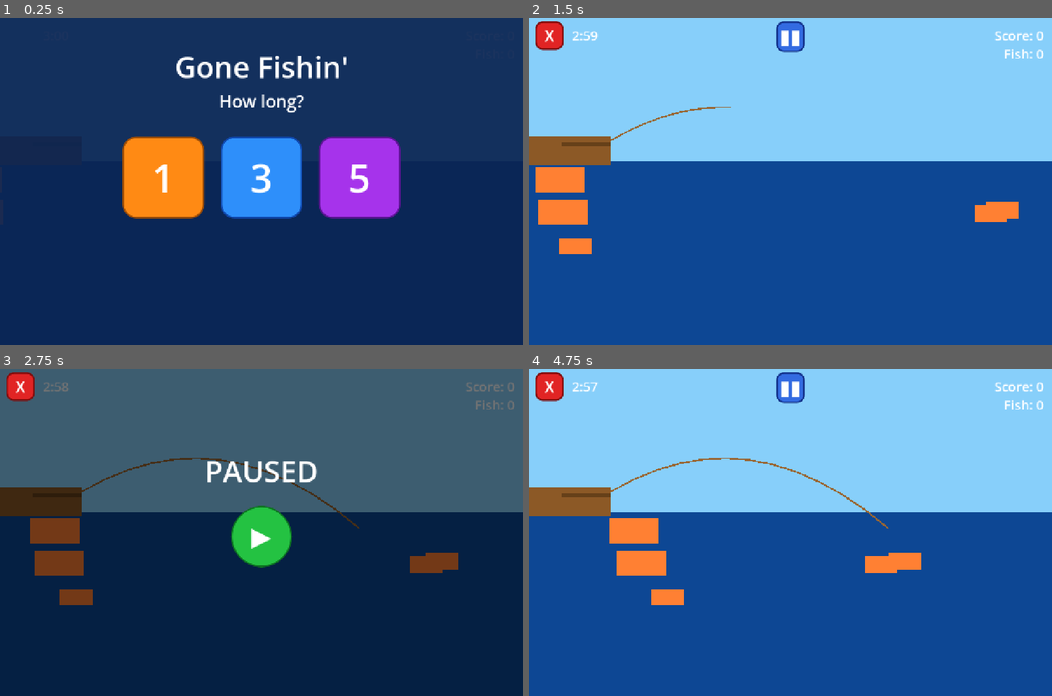
Above: before the commit, frames 1-4 (two rows, left to right).
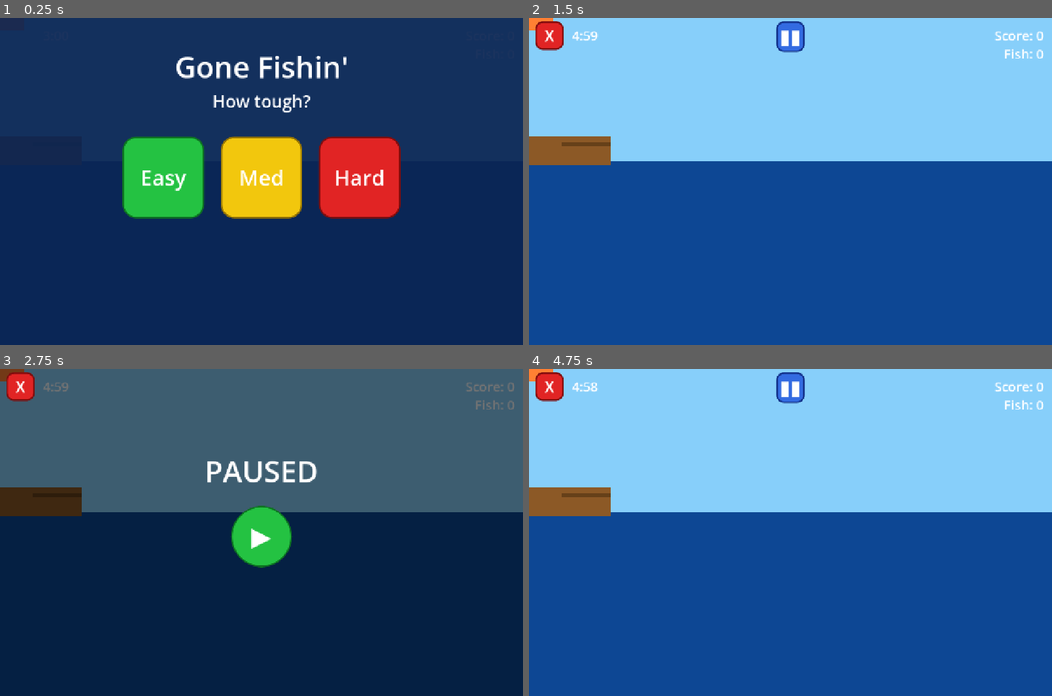
Above: after the commit, the same moments.

Repository: abroederdorf/Carters-Games
Game: Godot game, scene res://scenes/Game.tscn
Two runs of this game, one before a commit and one after it. Both use one fixed random seed, a clock stepped at 60 frames per second and the inputs below.
Inputs (mouse positions are in pixels of both pictures, inside the frame that each line leads up to):
- Up to frame 1 (0.25 s): no input
- Up to frame 2 (1.5 s): click (790, 178) at 0.5 s, where only the run before the commit has a clickable "3"; click (889, 178) at 1.25 s, where only the run after the commit has a clickable "5"
- Up to frame 3 (2.75 s): click "▮▮" at 2 s
- Up to frame 4 (4.75 s): click "▶" at 2.75 s; click "▮▮" at 3.5 s; click "▶" at 4.25 s

The runs differ from the first frame. In frame 1, 12% of the frame differs, in the area x 23-77%, y 23-62%; in frame 2, 2.5%; in frame 3, 2.7%; in frame 4, 2.8%.
Error after the commit: Invalid assignment of property or key 'texture' with value of type 'CompressedTexture2D' on a base object of type 'null instance'. (res://scripts/fish.gd:25)

Commit message:
Add difficulty selection screen and real fish sprites
Flow is now: Difficulty (Easy/Med/Hard) → Timer (1/3/5 min) → Game.
Easy spawns large fish only, Medium adds medium fish, Hard includes all
three classes. Fish sprites replaced with SVG placeholder art (purple
large, orange medium, neon-blue small) with a pop/fade catch animation.

Co-Authored-By: Claude Sonnet 4.6 <noreply@anthropic.com>

Diff:
--- /dev/null
+++ b/assets/sprites/fish_large.svg
@@ -0,0 +1,8 @@
+<svg width="150" height="100" viewBox="0 0 150 100" xmlns="http://www.w3.org/2000/svg">
+  <!-- Large fish: Deep Purple/Red, slow look -->
+  <path d="M20,50 Q50,15 100,40 T140,50 Q110,90 60,85 T20,50" fill="#7b2cbf" stroke="#3c096c" stroke-width="4" />
+  <path d="M115,50 Q130,30 145,50 Q130,70 115,50" fill="#9d4edd" />
+  <circle cx="50" cy="40" r="7" fill="white" />
+  <circle cx="50" cy="40" r="3.5" fill="black" />
+  <path d="M60,15 Q80,5 100,20" fill="#9d4edd" stroke="#3c096c" stroke-width="2" />
+</svg>
--- /dev/null
+++ b/assets/sprites/fish_medium.svg
@@ -0,0 +1,8 @@
+<svg width="120" height="80" viewBox="0 0 120 80" xmlns="http://www.w3.org/2000/svg">
+  <!-- Medium fish: Vibrant Orange/Green -->
+  <path d="M15,40 Q40,10 80,30 T110,40 Q90,65 50,70 T15,40" fill="#ff7b00" stroke="#944000" stroke-width="3" />
+  <path d="M90,40 Q105,25 115,40 Q105,55 90,40" fill="#ffb700" />
+  <circle cx="40" cy="35" r="5" fill="white" />
+  <circle cx="40" cy="35" r="2.5" fill="black" />
+  <path d="M50,20 Q60,10 70,25" fill="none" stroke="#ffb700" stroke-width="3" stroke-linecap="round" />
+</svg>
--- /dev/null
+++ b/assets/sprites/fish_small.svg
@@ -0,0 +1,7 @@
+<svg width="100" height="60" viewBox="0 0 100 60" xmlns="http://www.w3.org/2000/svg">
+  <!-- Small, fast fish: Neon Blue with yellow accents -->
+  <path d="M10,30 Q30,10 60,25 T90,30 Q70,45 40,50 T10,30" fill="#00d4ff" stroke="#005f73" stroke-width="2" />
+  <path d="M75,30 Q85,20 95,30 Q85,40 75,30" fill="#ffd100" />
+  <circle cx="30" cy="25" r="3" fill="white" />
+  <circle cx="30" cy="25" r="1.5" fill="black" />
+</svg>
--- a/scenes/UI.tscn
+++ b/scenes/UI.tscn
@@ -196,6 +196,90 @@
 border_width_right = 4
 border_width_bottom = 4
 border_color = Color(0.01, 0.28, 0.22, 1)
+anti_aliased = true
+
+[sub_resource type="StyleBoxFlat" id="SBF_de_n"]
+bg_color = Color(0.14, 0.76, 0.26, 1)
+corner_radius_top_left = 32
+corner_radius_top_right = 32
+corner_radius_bottom_right = 32
+corner_radius_bottom_left = 32
+corner_detail = 8
+border_width_left = 4
+border_width_top = 4
+border_width_right = 4
+border_width_bottom = 4
+border_color = Color(0.05, 0.45, 0.13, 1)
+anti_aliased = true
+
+[sub_resource type="StyleBoxFlat" id="SBF_de_p"]
+bg_color = Color(0.08, 0.52, 0.16, 1)
+corner_radius_top_left = 32
+corner_radius_top_right = 32
+corner_radius_bottom_right = 32
+corner_radius_bottom_left = 32
+corner_detail = 8
+border_width_left = 4
+border_width_top = 4
+border_width_right = 4
+border_width_bottom = 4
+border_color = Color(0.03, 0.30, 0.08, 1)
+anti_aliased = true
+
+[sub_resource type="StyleBoxFlat" id="SBF_dm_n"]
+bg_color = Color(0.95, 0.78, 0.05, 1)
+corner_radius_top_left = 32
+corner_radius_top_right = 32
+corner_radius_bottom_right = 32
+corner_radius_bottom_left = 32
+corner_detail = 8
+border_width_left = 4
+border_width_top = 4
+border_width_right = 4
+border_width_bottom = 4
+border_color = Color(0.58, 0.45, 0.01, 1)
+anti_aliased = true
+
+[sub_resource type="StyleBoxFlat" id="SBF_dm_p"]
+bg_color = Color(0.72, 0.58, 0.02, 1)
+corner_radius_top_left = 32
+corner_radius_top_right = 32
+corner_radius_bottom_right = 32
+corner_radius_bottom_left = 32
+corner_detail = 8
+border_width_left = 4
+border_width_top = 4
+border_width_right = 4
+border_width_bottom = 4
+border_color = Color(0.40, 0.30, 0.01, 1)
+anti_aliased = true
+
+[sub_resource type="StyleBoxFlat" id="SBF_dh_n"]
+bg_color = Color(0.88, 0.14, 0.14, 1)
+corner_radius_top_left = 32
+corner_radius_top_right = 32
+corner_radius_bottom_right = 32
+corner_radius_bottom_left = 32
+corner_detail = 8
+border_width_left = 4
+border_width_top = 4
+border_width_right = 4
+border_width_bottom = 4
+border_color = Color(0.50, 0.05, 0.05, 1)
+anti_aliased = true
+
+[sub_resource type="StyleBoxFlat" id="SBF_dh_p"]
+bg_color = Color(0.65, 0.08, 0.08, 1)
+corner_radius_top_left = 32
+corner_radius_top_right = 32
+corner_radius_bottom_right = 32
+corner_radius_bottom_left = 32
+corner_detail = 8
+border_width_left = 4
+border_width_top = 4
+border_width_right = 4
+border_width_bottom = 4
+border_color = Color(0.35, 0.02, 0.02, 1)
 anti_aliased = true
 
 [node name="UI" type="CanvasLayer"]
@@ -371,6 +455,7 @@
 theme_override_styles/pressed = SubResource("SBF_pa_p")
 
 [node name="TimerSelectScreen" type="Control" parent="."]
+visible = false
 layout_mode = 3
 anchors_preset = 15
 anchor_right = 1.0
@@ -460,3 +545,94 @@
 theme_override_styles/normal = SubResource("SBF_t5_n")
 theme_override_styles/hover = SubResource("SBF_t5_n")
 theme_override_styles/pressed = SubResource("SBF_t5_p")
+
+[node name="DifficultySelectScreen" type="Control" parent="."]
+layout_mode = 3
+anchors_preset = 15
+anchor_right = 1.0
+anchor_bottom = 1.0
+grow_horizontal = 2
+grow_vertical = 2
+
+[node name="Background" type="ColorRect" parent="DifficultySelectScreen"]
+layout_mode = 3
+anchors_preset = 15
+anchor_right = 1.0
+anchor_bottom = 1.0
+grow_horizontal = 2
+grow_vertical = 2
+color = Color(0.04, 0.14, 0.32, 0.93)
+
+[node name="TitleLabel" type="Label" parent="DifficultySelectScreen"]
+layout_mode = 3
+anchor_left = 0.5
+anchor_top = 0.0
+anchor_right = 0.5
+anchor_bottom = 0.0
+offset_left = -350.0
+offset_top = 70.0
+offset_right = 350.0
+offset_bottom = 165.0
+horizontal_alignment = 1
+text = "Gone Fishin'"
+theme_override_font_sizes/font_size = 72
+
+[node name="SubtitleLabel" type="Label" parent="DifficultySelectScreen"]
+layout_mode = 3
+anchor_left = 0.5
+anchor_top = 0.0
+anchor_right = 0.5
+anchor_bottom = 0.0
+offset_left = -250.0
+offset_top = 175.0
+offset_right = 250.0
+offset_bottom = 235.0
+horizontal_alignment = 1
+text = "How tough?"
+theme_override_font_sizes/font_size = 42
+
+[node name="ButtonContainer" type="HBoxContainer" parent="DifficultySelectScreen"]
+layout_mode = 3
+anchor_left = 0.5
+anchor_top = 0.0
+anchor_right = 0.5
+anchor_bottom = 0.0
+offset_left = -340.0
+offset_top = 290.0
+offset_right = 340.0
+offset_bottom = 490.0
+alignment = 1
+theme_override_constants/separation = 40
+
+[node name="BtnEasy" type="Button" parent="DifficultySelectScreen/ButtonContainer"]
+custom_minimum_size = Vector2(200, 200)
+text = "Easy"
+theme_override_font_sizes/font_size = 52
+theme_override_colors/font_color = Color(1, 1, 1, 1)
+theme_override_colors/font_hover_color = Color(1, 1, 1, 1)
+theme_override_colors/font_pressed_color = Color(1, 1, 1, 1)
+theme_override_styles/normal = SubResource("SBF_de_n")
+theme_override_styles/hover = SubResource("SBF_de_n")
+theme_override_styles/pressed = SubResource("SBF_de_p")
+
+[node name="BtnMedium" type="Button" parent="DifficultySelectScreen/ButtonContainer"]
+custom_minimum_size = Vector2(200, 200)
+text = "Med"
+theme_override_font_sizes/font_size = 52
+theme_override_colors/font_color = Color(1, 1, 1, 1)
+theme_override_colors/font_hover_color = Color(1, 1, 1, 1)
+theme_override_colors/font_pressed_color = Color(1, 1, 1, 1)
+theme_override_styles/normal = SubResource("SBF_dm_n")
+theme_override_styles/hover = SubResource("SBF_dm_n")
+theme_override_styles/pressed = SubResource("SBF_dm_p")
+
+[node name="BtnHard" type="Button" parent="DifficultySelectScreen/ButtonContainer"]
+custom_minimum_size = Vector2(200, 200)
+text = "Hard"
+theme_override_font_sizes/font_size = 52
+theme_override_colors/font_color = Color(1, 1, 1, 1)
+theme_override_colors/font_hover_color = Color(1, 1, 1, 1)
+theme_override_colors/font_pressed_color = Color(1, 1, 1, 1)
+theme_override_styles/normal = SubResource("SBF_dh_n")
+theme_override_styles/hover = SubResource("SBF_dh_n")
+theme_override_styles/pressed = SubResource("SBF_dh_p")
--- a/scripts/fish.gd
+++ b/scripts/fish.gd
@@ -1,3 +1,4 @@
+class_name Fish
 extends Area2D
 
 signal caught
@@ -10,9 +11,9 @@
 var points: int
 
 const CLASS_DATA = {
-	FishClass.LARGE:  { "scale": 1.5,  "speed_min": 60.0,  "speed_max": 110.0, "points": 1 },
-	FishClass.MEDIUM: { "scale": 1.0,  "speed_min": 120.0, "speed_max": 170.0, "points": 2 },
-	FishClass.SMALL:  { "scale": 0.65, "speed_min": 180.0, "speed_max": 250.0, "points": 3 },
+	FishClass.LARGE:  { "scale": 1.5,  "speed_min": 60.0,  "speed_max": 110.0, "points": 1, "texture": "res://assets/sprites/fish_large.svg" },
+	FishClass.MEDIUM: { "scale": 1.0,  "speed_min": 120.0, "speed_max": 170.0, "points": 2, "texture": "res://assets/sprites/fish_medium.svg" },
+	FishClass.SMALL:  { "scale": 0.65, "speed_min": 180.0, "speed_max": 250.0, "points": 3, "texture": "res://assets/sprites/fish_small.svg" },
 }
 
 func _ready() -> void:
@@ -21,11 +22,13 @@
 	speed = randf_range(data["speed_min"], data["speed_max"])
 	points = data["points"]
 
+	$Sprite2D.texture = load(data["texture"])
+
 	direction = 1.0 if randf() > 0.5 else -1.0
 	var vp := get_viewport_rect()
 	position.y = randf_range(vp.size.y * 0.45, vp.size.y * 0.9)
 	position.x = -80.0 if direction > 0 else vp.size.x + 80.0
-	$AnimatedSprite2D.flip_h = direction < 0
+	$Sprite2D.flip_h = direction < 0
 
 func _process(delta: float) -> void:
 	position.x += speed * direction * delta
@@ -37,4 +40,10 @@
 func get_caught() -> void:
 	caught.emit()
 	set_process(false)
-	queue_free()
+
+	# Pop effect
+	var tween := create_tween()
+	tween.set_parallel(true)
+	tween.tween_property(self, "scale", scale * 1.5, 0.1)
+	tween.tween_property(self, "modulate:a", 0.0, 0.1)
+	tween.chain().tween_callback(queue_free)
--- a/scripts/game.gd
+++ b/scripts/game.gd
@@ -18,10 +18,12 @@
 var game_active: bool = false
 var cast_tween: Tween
 var hook_active: bool = false
+var _difficulty: int = 1
 
 func _ready() -> void:
 	hook.area_entered.connect(_on_hook_area_entered)
 	ui.time_up.connect(_on_time_up)
+	ui.difficulty_selected.connect(func(d: int) -> void: _difficulty = d)
 	ui.timer_selected.connect(_start_game)
 	_spawn_fish()
 
@@ -87,10 +89,19 @@
 		line_2d.clear_points()
 		_spawn_fish()
 
+func _pick_fish_class():
+	match _difficulty:
+		0:
+			return Fish.FishClass.LARGE
+		1:
+			return [Fish.FishClass.LARGE, Fish.FishClass.MEDIUM].pick_random()
+		_:
+			return [Fish.FishClass.LARGE, Fish.FishClass.MEDIUM, Fish.FishClass.SMALL].pick_random()
+
 func _spawn_fish() -> void:
 	while fish_layer.get_child_count() < MAX_FISH:
 		var fish := FISH_SCENE.instantiate()
-		fish.fish_class = [fish.FishClass.LARGE, fish.FishClass.MEDIUM, fish.FishClass.SMALL].pick_random()
+		fish.fish_class = _pick_fish_class()
 		fish_layer.add_child(fish)
 		fish.caught.connect(func() -> void:
 			await get_tree().create_timer(0.5).timeout
--- a/scripts/ui.gd
+++ b/scripts/ui.gd
@@ -2,6 +2,7 @@
 
 signal time_up
 signal timer_selected(duration: float)
+signal difficulty_selected(difficulty: int)
 
 @onready var score_label: Label = $ScoreLabel
 @onready var fish_label: Label = $FishLabel
@@ -9,6 +10,7 @@
 @onready var end_screen: Control = $EndScreen
 @onready var final_score_label: Label = $EndScreen/FinalScoreLabel
 @onready var timer_select_screen: Control = $TimerSelectScreen
+@onready var difficulty_select_screen: Control = $DifficultySelectScreen
 @onready var exit_button: Button = $ExitButton
 @onready var pause_button: Button = $PauseButton
 @onready var pause_overlay: Control = $PauseOverlay
@@ -21,9 +23,17 @@
 	$TimerSelectScreen/ButtonContainer/Btn1Min.pressed.connect(func(): _on_timer_selected(60.0))
 	$TimerSelectScreen/ButtonContainer/Btn3Min.pressed.connect(func(): _on_timer_selected(180.0))
 	$TimerSelectScreen/ButtonContainer/Btn5Min.pressed.connect(func(): _on_timer_selected(300.0))
+	$DifficultySelectScreen/ButtonContainer/BtnEasy.pressed.connect(func(): _on_difficulty_selected(0))
+	$DifficultySelectScreen/ButtonContainer/BtnMedium.pressed.connect(func(): _on_difficulty_selected(1))
+	$DifficultySelectScreen/ButtonContainer/BtnHard.pressed.connect(func(): _on_difficulty_selected(2))
 	exit_button.pressed.connect(_on_exit_pressed)
 	pause_button.pressed.connect(_on_pause_pressed)
 	$PauseOverlay/PlayButton.pressed.connect(_on_play_pressed)
+
+func _on_difficulty_selected(difficulty: int) -> void:
+	difficulty_select_screen.visible = false
+	timer_select_screen.visible = true
+	difficulty_selected.emit(difficulty)
 
 func _on_timer_selected(duration: float) -> void:
 	timer_select_screen.visible = false
Not shown: 1 places in scenes/UI.tscn that only renumber resources
